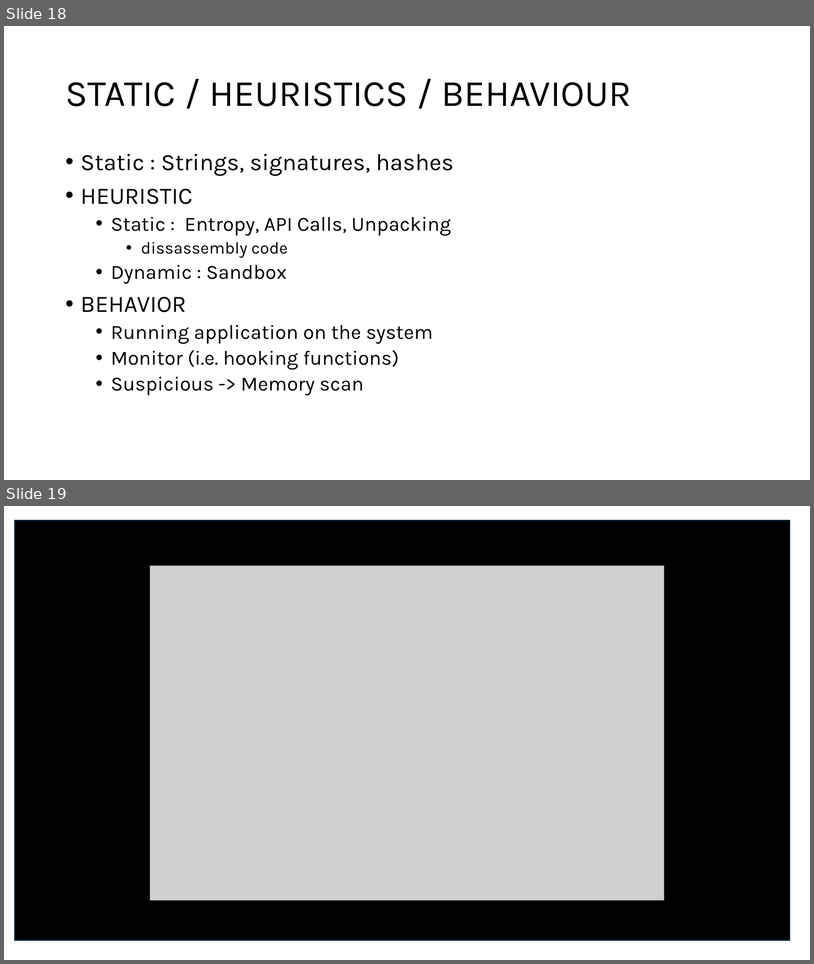
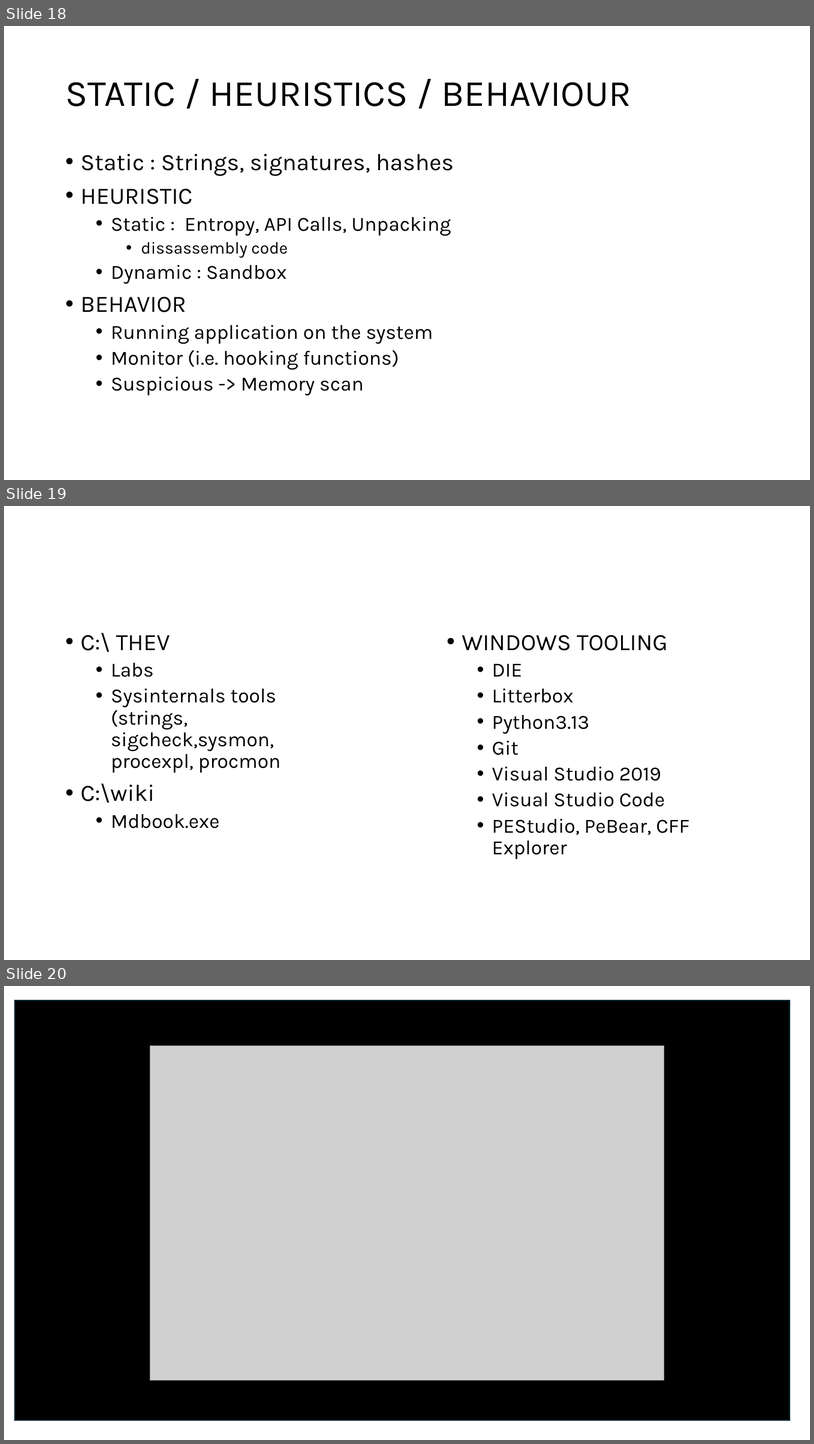
Before and after one commit to crimsoncore/thev, a slide deck: TH 2025.pptx. Shown one above the other, each under a label of ours: slides 18 and 19 before the commit, slides 18, 19 and 20 after it. The pictures are 814x964 and 814x1444 pixels, drawn with LibreOffice and Linux fonts; fonts in the diff are those of the drawing; grey boxes stand for pictures. Boxes give left, top, right and bottom in pixels: in the first picture for what was removed or moved away, otherwise in the second. Text is boxed around its words. In the diff, an @@ line names an element or a change of style, - is before the commit and + after.

```diff
--- a/TH 2025.pptx
+++ b/TH 2025.pptx
@@ slide 19 added at box(4, 506, 810, 960), background #FFFFFF @@
@@ text added at box(81, 633, 281, 828), 24 pt, text #000000 @@
+• C:\ THEV
+  • Labs
+  • Sysinternals tools (strings, sigcheck,sysmon, procexpl, procmon
+• C:\wiki
+  • Mdbook.exe
@@ text added at box(462, 635, 690, 859), 24 pt, text #000000 @@
+• WINDOWS TOOLING
+  • DIE
+  • Litterbox
+  • Python3.13
+  • Git
+  • Visual Studio 2019
+  • Visual Studio Code
+  • PEStudio, PeBear, CFF Explorer
@@ what was slide 19 is now slide 20 @@
```
Also in this commit, not shown: 15 other files.
